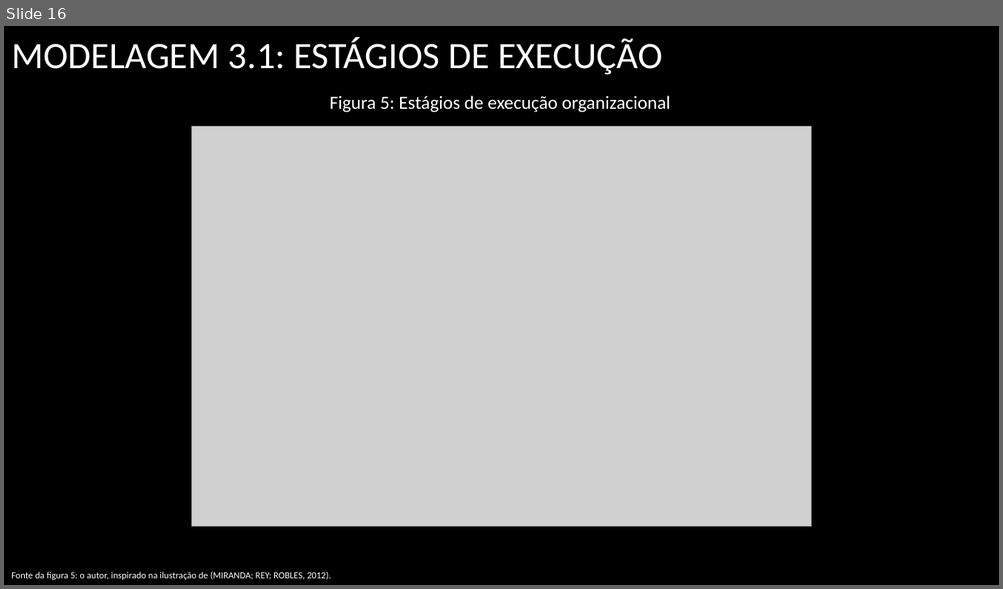
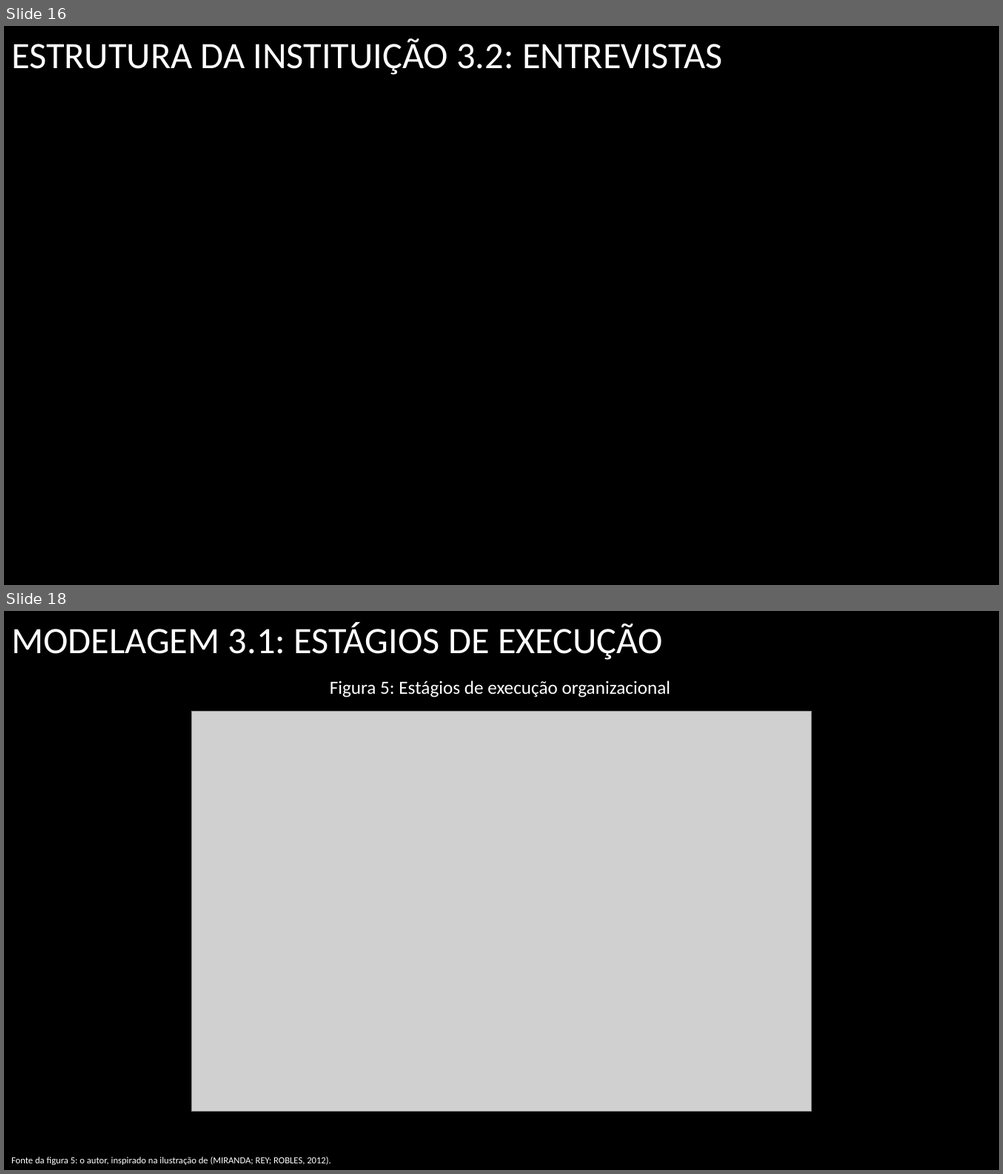
Before and after one commit to UENF-Organizacao-de-Disciplinas/INF01131-Monografia, a slide deck: Files/Apresentações/Apresentação Final.pptx. Shown one above the other, each under a label of ours: slide 16 before the commit, slides 16 and 18 after it; the slides between them are not shown. The pictures are 1003x589 and 1003x1174 pixels, drawn with LibreOffice and Linux fonts; fonts in the diff are those of the drawing; grey boxes stand for pictures; background and template pictures are left out. Boxes give left, top, right and bottom in pixels: in the first picture for what was removed or moved away, otherwise in the second. Text is boxed around its words. In the diff, an @@ line names an element or a change of style, - is before the commit and + after.

Commit message:
fui até 3.2: entrevistas

```diff
--- a/Files/Apresentações/Apresentação Final.pptx
+++ b/Files/Apresentações/Apresentação Final.pptx
@@ slide 16 added at box(4, 26, 999, 585), background picture (left out) @@
@@ title added at box(11, 39, 722, 75), 36 pt, text #FFFFFF @@
+ESTRUTURA DA INSTITUIÇÃO 3.2: ENTREVISTAS
@@ what was slide 16 is now slide 18 @@
```
Also in this commit, not shown: 9 slides changed, 5 other slides added, 4 slides removed.
